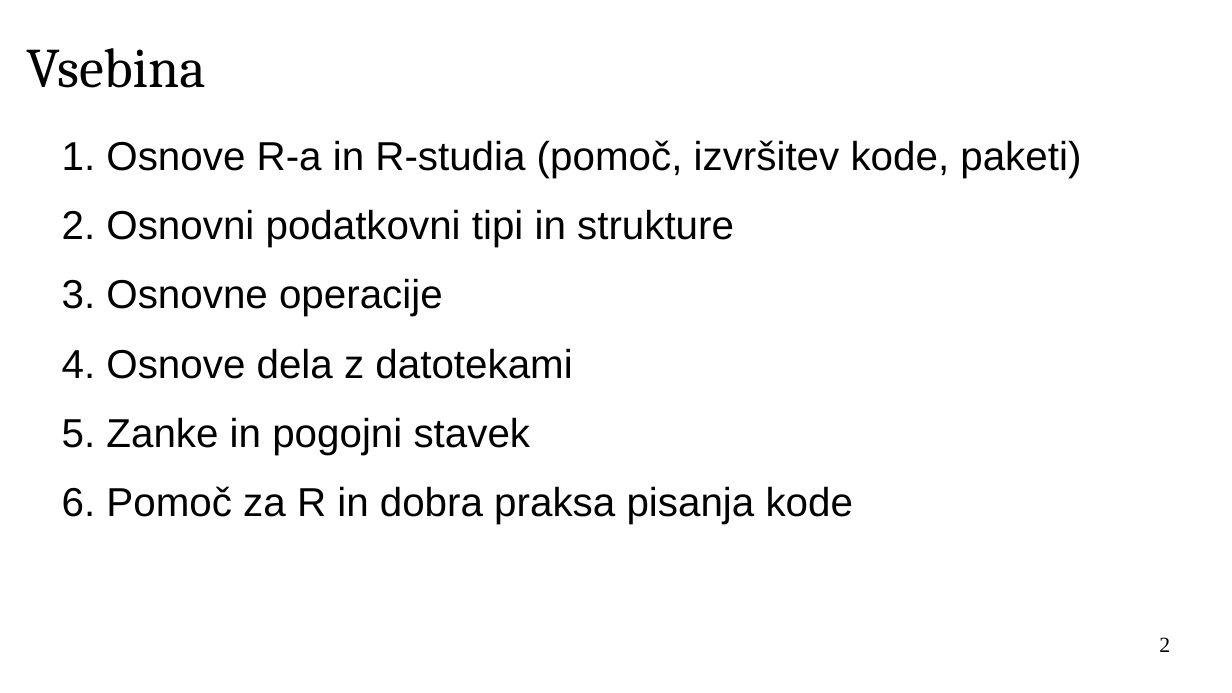
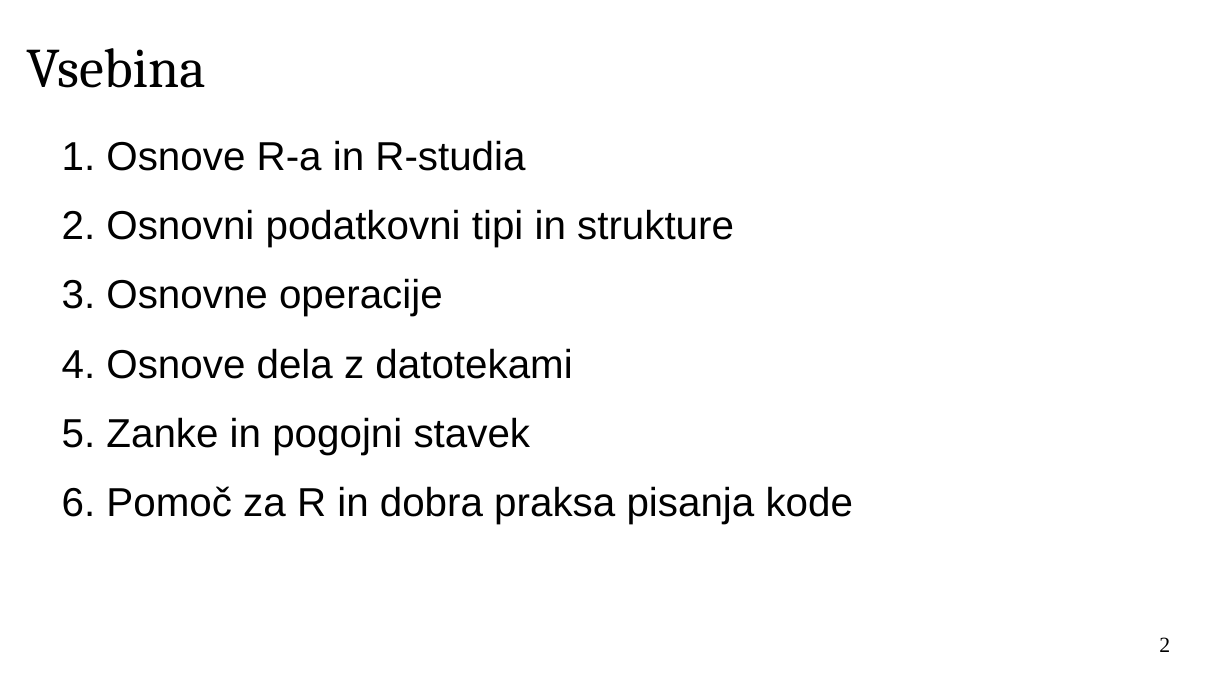
Before and after one commit to janaobsteter/R_tecaj, a slide deck: slide 2 of IT_Rtecaj_work.odp. Drawn at 1232x693 pixels with LibreOffice and Linux fonts; fonts in the diff are those of the drawing; background and template pictures are left out. Boxes give left, top, right and bottom in pixels: in the first picture for what was removed or moved away, otherwise in the second. Text is boxed around its words. In the diff, an @@ line names an element or a change of style, - is before the commit and + after.

```diff
--- a/IT_Rtecaj_work.odp
+++ b/IT_Rtecaj_work.odp
@@ text at (62, 140, 525, 171): text changed @@
-1. Osnove R-a in R-studia (pomoč, izvršitev kode, paketi)
+1. Osnove R-a in R-studia
```
Also in this commit, not shown: 1 other file.
